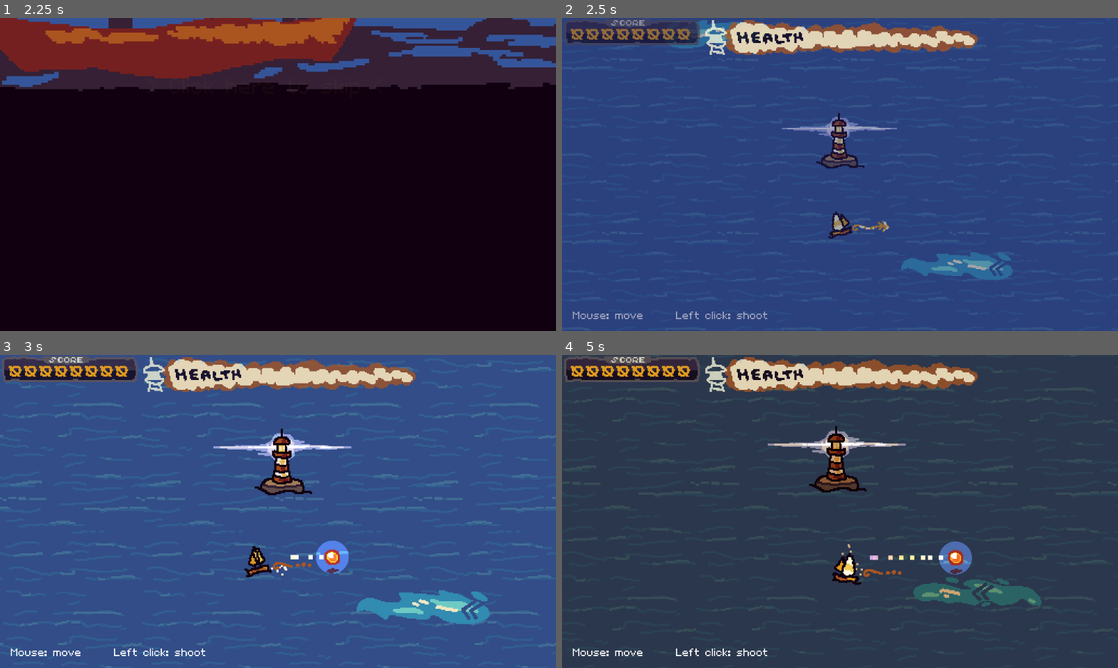
Above: before the commit, frames 1-4 (two rows, left to right).
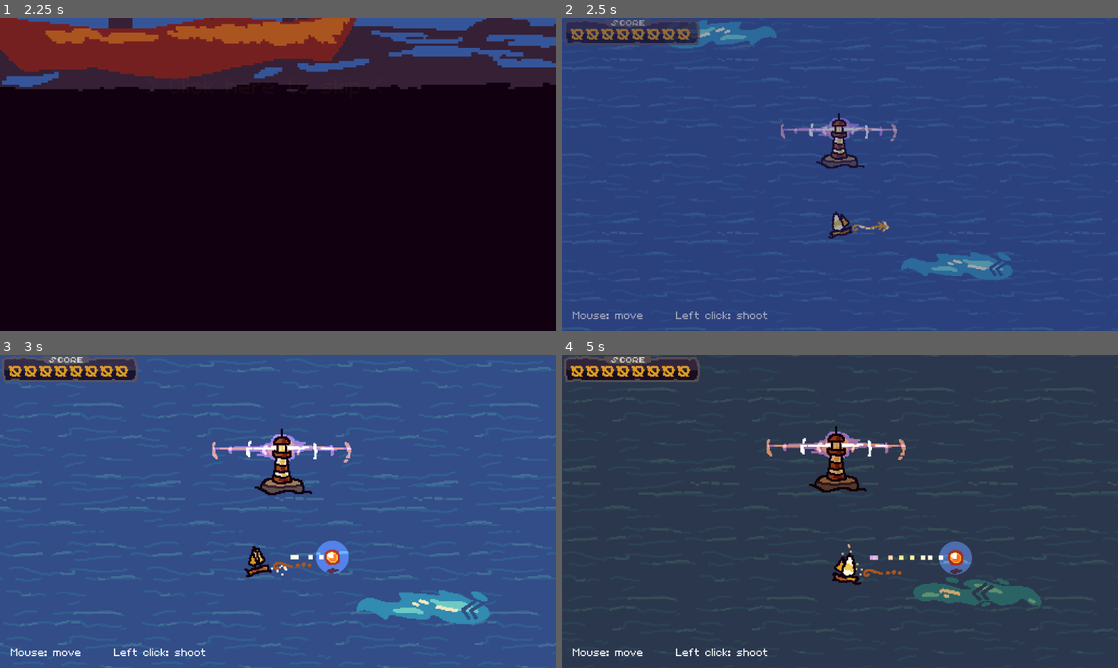
Above: after the commit, the same moments.

Repository: cagibi-dev/lighthouse-keeper
Game: Godot game, scene res://menu/TitleScreen.tscn
Two runs of this game, one before a commit and one after it. Both use one fixed random seed, a clock stepped at 60 frames per second and the inputs below.
Inputs (mouse positions are in pixels of both pictures, inside the frame that each line leads up to):
- Up to frame 1 (2.25 s): click "Play" at 0.5 s; click "> Click here to skip <" at 1.25 s; click "> Click here to skip <" at 2 s
- Up to frame 2 (2.5 s): no input
- Up to frame 3 (3 s): tap Enter (ui_accept) at 2.75 s; move the mouse to (400, 495) at 2.77 s; hold Right (move_right) from 2.78 s (still down); hold Space (shoot) from 2.78 s (still down); click (400, 495) at 2.92 s
- Up to frame 4 (5 s): tap Enter (ui_accept) at 3.02, 3.77 s; move the mouse to (728, 527) at 3.52 s; release Right (move_right) at 3.53 s; release Space (shoot) at 3.53 s; hold Down (move_down) 3.53-4.28 s; tap Space (shoot) at 3.6 s; click (728, 527) at 3.67 s; move the mouse to (895, 442) at 4.27 s; hold Right (move_right) from 4.28 s (still down); hold Space (shoot) from 4.28 s (still down); click (895, 442) at 4.42 s

Frame 1 is identical in both runs. In frame 2, 4.2% of the frame differs, in the area x 25-75%, y 0-40%; in frame 3, 4.5%; in frame 4, 4.5%, in the area x 25-75%, y 0-34%.

Commit message:
Improve lighthouse health bar system & add particles

Diff:
--- a/lighthouse/LightHouse.gd
+++ b/lighthouse/LightHouse.gd
@@ -2,14 +2,10 @@
 
 signal gameover
 
-var life := 100.0 setget set_life
+var life := 100
 
-func _ready():
-	set_life(100.0)
-
-func set_life(new_life: float):
-	life = new_life
-	$HUD/LifeBar.value = life
+func _process(_delta):
+	$LifeBar.value = life
 	$BigLight.texture_scale = 0.1 + (1.5 * life/100)
 	$SmallLight.texture_scale = 0.1 + (0.9 * life/100)
 	if life <= 0:
@@ -22,20 +18,21 @@
 	else:
 		$Sprite.frame = 0
 
+
 func _on_area_entered(area: CollisionObject2D):
 	if area.has_method("hurt"):
 		area.hurt()
-	set_life(life - 9)
+	life -= 9
 	$LifeBar/AnimationPlayer.play("badflicker")
 
 func _on_AnimationPlayer_animation_finished(anim_name: String):
 	if anim_name == "badflicker":
-		$LightBeam/AnimationPlayer.play("flicker")
+		$LifeBar/AnimationPlayer.play("flicker")
 
 func _on_BulletBooster_area_entered(area: Area2D):
 	area.scale *= 3
 	area.velocity *= 2
 	area.invincible = true
 	$BulletBooster/Flame.play()
-	$LightBeam/AnimationPlayer.play("badflicker")
-	set_life(life - 2)
+	$LifeBar/AnimationPlayer.play("badflicker")
+	life -= 2
--- a/lighthouse/LightHouse.tscn
+++ b/lighthouse/LightHouse.tscn
@@ -1,16 +1,23 @@
-[gd_scene load_steps=17 format=2]
+[gd_scene load_steps=18 format=2]
 
 [ext_resource path="res://world/light.png" type="Texture" id=1]
 [ext_resource path="res://lighthouse/lighthouse.png" type="Texture" id=2]
 [ext_resource path="res://lighthouse/beam.png" type="Texture" id=3]
 [ext_resource path="res://lighthouse/flame.wav" type="AudioStream" id=4]
 [ext_resource path="res://lighthouse/LightHouse.gd" type="Script" id=5]
-[ext_resource path="res://lighthouse/health_bar.png" type="Texture" id=6]
 [ext_resource path="res://lighthouse/respawn.wav" type="AudioStream" id=7]
 
 [sub_resource type="CanvasItemMaterial" id=1]
 blend_mode = 1
 light_mode = 1
+
+[sub_resource type="AtlasTexture" id=8]
+atlas = ExtResource( 3 )
+region = Rect2( 0, 32, 128, 32 )
+
+[sub_resource type="AtlasTexture" id=9]
+atlas = ExtResource( 3 )
+region = Rect2( 0, 0, 128, 32 )
 
 [sub_resource type="Animation" id=2]
 resource_name = "badflicker"
@@ -57,6 +64,36 @@
 "values": [ Color( 1, 1, 1, 1 ), Color( 0.47451, 0.105882, 0.105882, 1 ), Color( 1, 1, 1, 1 ), Color( 0.713726, 0.607843, 0.196078, 1 ), Color( 1, 1, 1, 1 ), Color( 0.47451, 0.105882, 0.105882, 1 ), Color( 1, 1, 1, 1 ), Color( 0.713726, 0.607843, 0.196078, 1 ), Color( 1, 1, 1, 1 ) ]
 }
 
+[sub_resource type="Animation" id=11]
+resource_name = "anim"
+length = 16.0
+loop = true
+step = 2.0
+tracks/0/type = "value"
+tracks/0/path = NodePath(".:tint_over")
+tracks/0/interp = 1
+tracks/0/loop_wrap = true
+tracks/0/imported = false
+tracks/0/enabled = true
+tracks/0/keys = {
+"times": PoolRealArray( 0, 4, 10, 12 ),
+"transitions": PoolRealArray( 1, 1, 1, 1 ),
+"update": 0,
+"values": [ Color( 1, 1, 1, 1 ), Color( 1, 1, 1, 1 ), Color( 0, 0, 1, 0 ), Color( 1, 1, 1, 1 ) ]
+}
+tracks/1/type = "value"
+tracks/1/path = NodePath(".:tint_progress")
+tracks/1/interp = 1
+tracks/1/loop_wrap = true
+tracks/1/imported = false
+tracks/1/enabled = true
+tracks/1/keys = {
+"times": PoolRealArray( 0, 6, 12, 14 ),
+"transitions": PoolRealArray( 1, 1, 1, 1 ),
+"update": 0,
+"values": [ Color( 1, 1, 1, 1 ), Color( 1, 1, 1, 1 ), Color( 0.572549, 0.572549, 0.945098, 0.572549 ), Color( 1, 1, 1, 1 ) ]
+}
+
 [sub_resource type="Animation" id=4]
 resource_name = "start"
 length = 6.0
@@ -95,28 +132,40 @@
 [sub_resource type="CircleShape2D" id=7]
 radius = 16.0
 
-[sub_resource type="AtlasTexture" id=8]
-atlas = ExtResource( 6 )
-region = Rect2( 0, 0, 256, 32 )
-
-[sub_resource type="AtlasTexture" id=9]
-atlas = ExtResource( 6 )
-region = Rect2( 0, 32, 256, 32 )
+[sub_resource type="CanvasItemMaterial" id=10]
+blend_mode = 1
 
 [node name="LightHouse" type="Area2D"]
 collision_layer = 0
 collision_mask = 8
 script = ExtResource( 5 )
 
-[node name="LightBeam" type="Sprite" parent="."]
+[node name="LifeBar" type="TextureProgress" parent="."]
 material = SubResource( 1 )
-position = Vector2( 0, -31 )
-texture = ExtResource( 3 )
-
-[node name="AnimationPlayer" type="AnimationPlayer" parent="LightBeam"]
+anchor_left = 0.5
+anchor_top = 0.5
+anchor_right = 0.5
+anchor_bottom = 0.5
+margin_left = -64.0
+margin_top = -46.0
+margin_right = 64.0
+margin_bottom = -14.0
+value = 100.0
+texture_over = SubResource( 8 )
+texture_progress = SubResource( 9 )
+fill_mode = 6
+__meta__ = {
+"_edit_use_anchors_": false
+}
+
+[node name="AnimationPlayer" type="AnimationPlayer" parent="LifeBar"]
 autoplay = "flicker"
 anims/badflicker = SubResource( 2 )
 anims/flicker = SubResource( 3 )
+
+[node name="LongFlickerAnim" type="AnimationPlayer" parent="LifeBar"]
+autoplay = "anim"
+anims/anim = SubResource( 11 )
 
 [node name="Sprite" type="Sprite" parent="."]
 position = Vector2( 2, -20 )
@@ -178,24 +227,34 @@
 stream = ExtResource( 4 )
 bus = "sfx"
 
-[node name="HUD" type="CanvasLayer" parent="."]
-layer = 11
-
-[node name="LifeBar" type="TextureProgress" parent="HUD"]
-modulate = Color( 1, 1, 1, 0.752941 )
-anchor_left = 0.5
-anchor_right = 0.5
-margin_left = -128.0
-margin_top = 2.0
-margin_right = 128.0
-margin_bottom = 32.0
-mouse_filter = 2
-size_flags_horizontal = 4
-texture_under = SubResource( 8 )
-texture_progress = SubResource( 9 )
-__meta__ = {
-"_edit_use_anchors_": false
-}
+[node name="BeamEffectLeft" type="CPUParticles2D" parent="BulletBooster"]
+material = SubResource( 10 )
+z_index = -1
+amount = 1
+lifetime_randomness = 0.5
+emission_shape = 2
+emission_rect_extents = Vector2( 1, 6 )
+direction = Vector2( -1, 0 )
+spread = 0.0
+gravity = Vector2( 0, 0 )
+initial_velocity = 100.0
+damping = 100.0
+scale_amount = 2.0
+color = Color( 0.364706, 0.141176, 0.545098, 1 )
+
+[node name="BeamEffectRight" type="CPUParticles2D" parent="BulletBooster"]
+material = SubResource( 10 )
+z_index = -1
+amount = 1
+lifetime_randomness = 0.5
+emission_shape = 2
+emission_rect_extents = Vector2( 1, 6 )
+spread = 0.0
+gravity = Vector2( 0, 0 )
+initial_velocity = 100.0
+damping = 100.0
+scale_amount = 2.0
+color = Color( 0.364706, 0.141176, 0.545098, 1 )
 [connection signal="area_entered" from="." to="." method="_on_area_entered"]
-[connection signal="animation_finished" from="LightBeam/AnimationPlayer" to="." method="_on_AnimationPlayer_animation_finished"]
+[connection signal="animation_finished" from="LifeBar/AnimationPlayer" to="." method="_on_AnimationPlayer_animation_finished"]
 [connection signal="area_entered" from="BulletBooster" to="." method="_on_BulletBooster_area_entered"]
Binary file changed: lighthouse/beam.png
Binary file removed: lighthouse/health_bar.png
Not shown, removed: lighthouse/health_bar.png.import
Not shown: 3 places in world/World.tscn that only renumber resources
